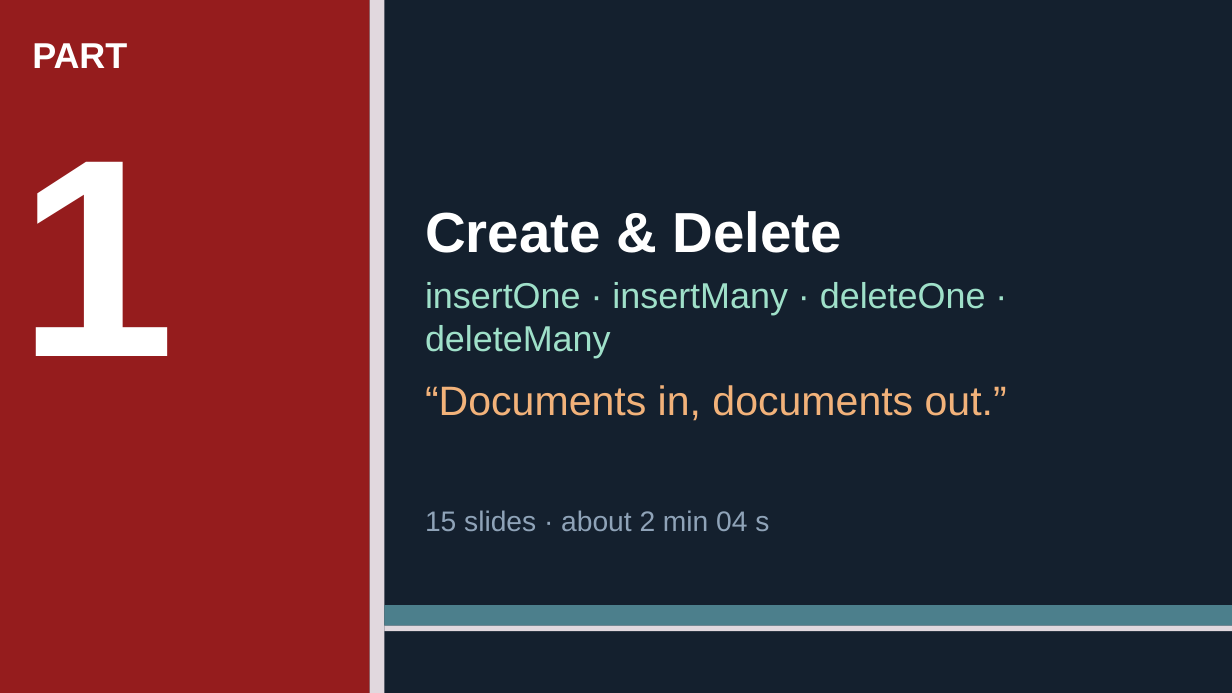
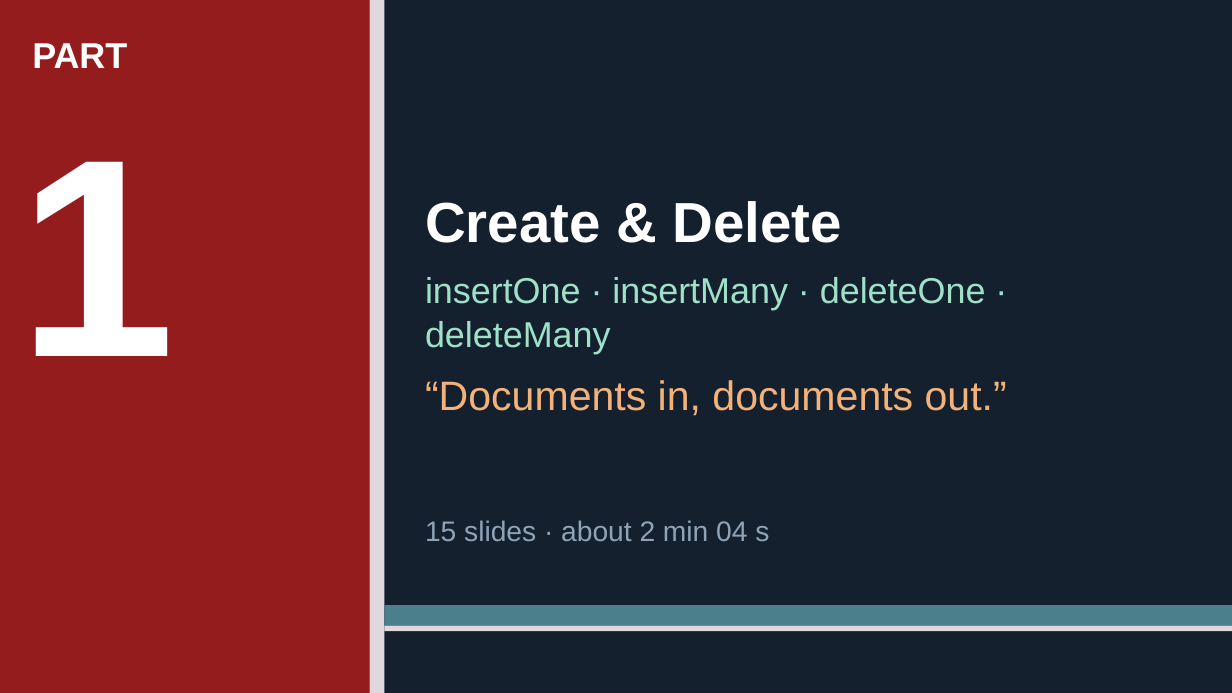
Before and after one commit to Tiredicey/ADBS, a slide deck: slide 4 of 02_GROUP_DECK/ADBS_GROUP_DECK.pptx. Drawn at 1232x693 pixels with LibreOffice and Linux fonts; fonts in the diff are those of the drawing. Boxes give left, top, right and bottom in pixels: in the first picture for what was removed or moved away, otherwise in the second. Text is boxed around its words. In the diff, an @@ line names an element or a change of style, - is before the commit and + after.

```diff
--- a/02_GROUP_DECK/ADBS_GROUP_DECK.pptx
+++ b/02_GROUP_DECK/ADBS_GROUP_DECK.pptx
@@ text "Create & Delete": place and size @@
-text "Create & Delete" at <box>425,211,842,253</box>
+text "Create & Delete" at <box>425,201,842,243</box>
@@ text "insertOne · insertMany · deleteOne ...": place and size @@
-text "insertOne · insertMany · deleteOne ..." at <box>425,282,986,358</box>
+text "insertOne · insertMany · deleteOne ..." at <box>425,277,986,353</box>
@@ text "“Documents in, documents out.”": place and size @@
-text "“Documents in, documents out.”" at <box>425,385,1007,421</box>
+text "“Documents in, documents out.”" at <box>425,380,1007,416</box>
@@ text "15 slides · about 2 ...": place and size @@
-text "15 slides · about 2 ..." at <box>425,510,769,531</box>
+text "15 slides · about 2 ..." at <box>425,520,769,541</box>
```
Also in this commit, not shown: 7 other slides changed, 5 other files.
